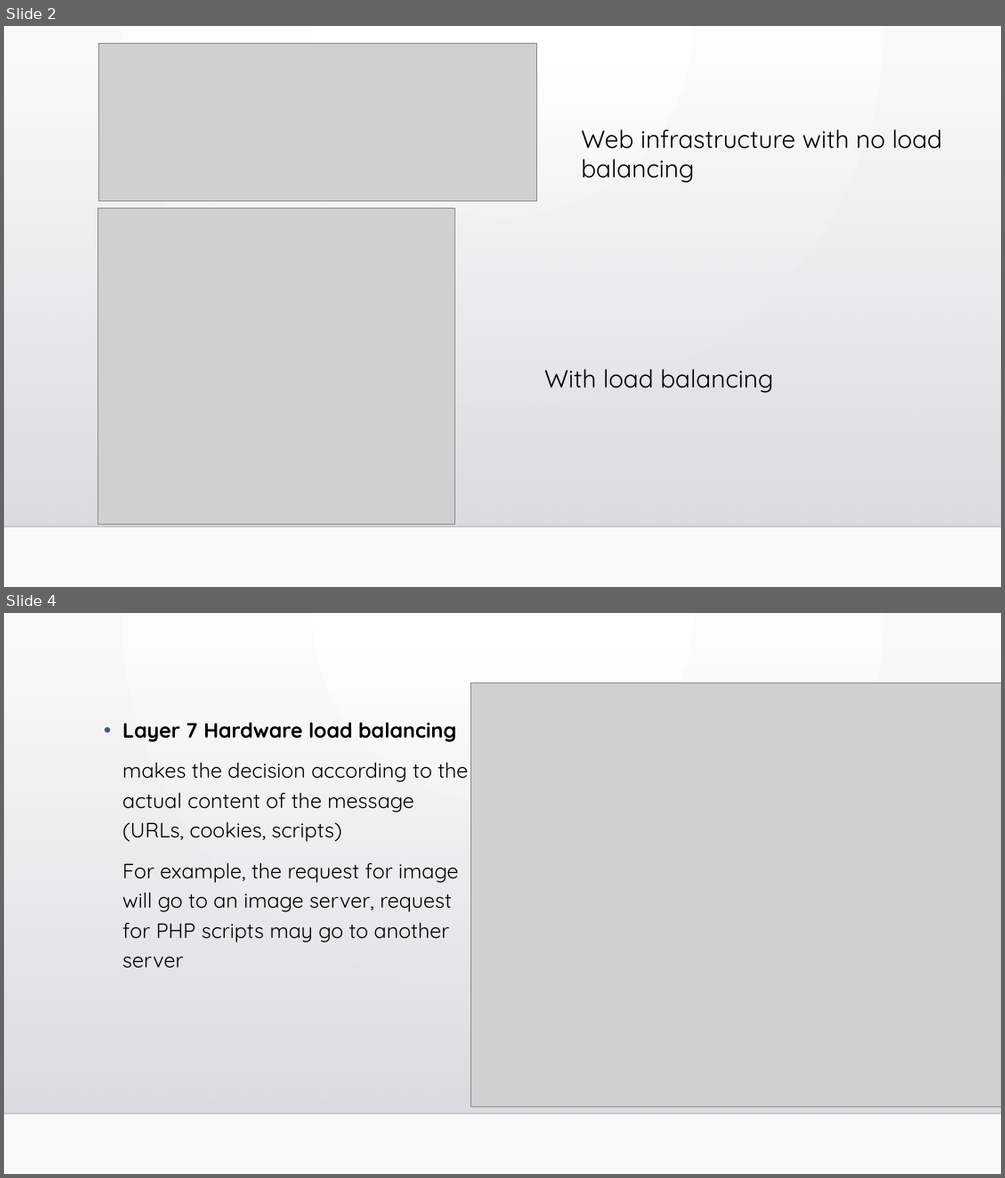
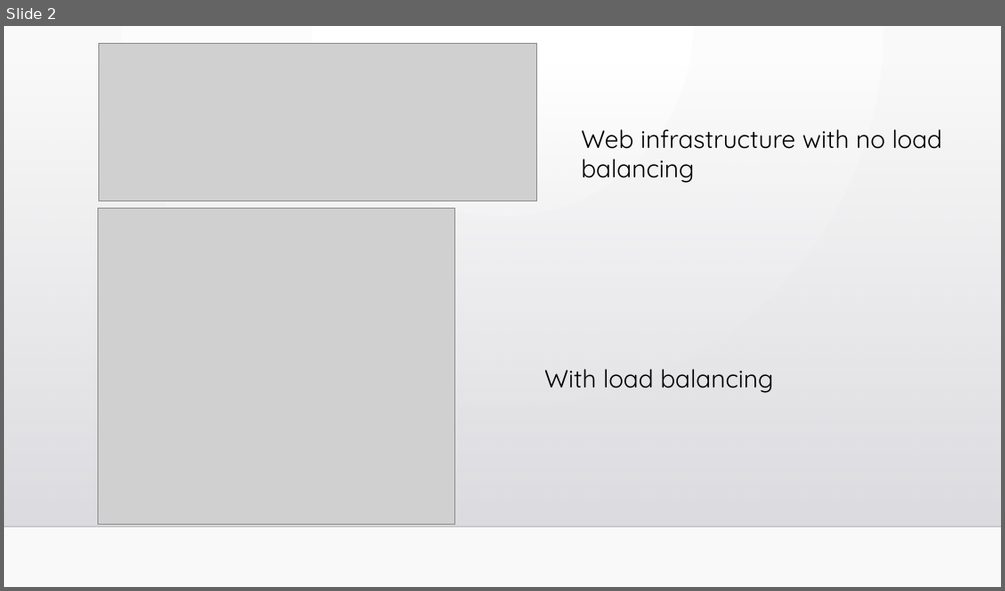
Before and after one commit to Shishir-Kul-012426401/DistributedSystems, a slide deck: Homework 9 - Distributed Applications/load_balancer.pptx. Shown one above the other, each under a label of ours: slides 2 and 4 before the commit, slide 2 after it; the slides between them are not shown. The pictures are 1005x1178 and 1005x591 pixels, drawn with LibreOffice and Linux fonts; fonts in the diff are those of the drawing; grey boxes stand for pictures; background and template pictures are left out. Boxes give left, top, right and bottom in pixels: in the first picture for what was removed or moved away, otherwise in the second. Text is boxed around its words. In the diff, an @@ line names an element or a change of style, - is before the commit and + after.

```diff
--- a/Homework 9 - Distributed Applications/load_balancer.pptx
+++ b/Homework 9 - Distributed Applications/load_balancer.pptx
@@ slide 4 removed at [4,613,1001,1174], background gradient #FFFFFF to #FAFAFA; not listed: 2 template elements that a slide beside it also shows @@
@@ picture removed at [471,683,1001,1107] @@
@@ text removed at [122,722,468,968] @@
-• Layer 7 Hardware load balancing
-makes the decision according to the actual content of the message (URLs, cookies, scripts)
-For example, the request for image will go to an image server, request for PHP scripts may go to another server
```
Also in this commit, not shown: 5 slides changed, 1 slide added, 7 other slides removed.
